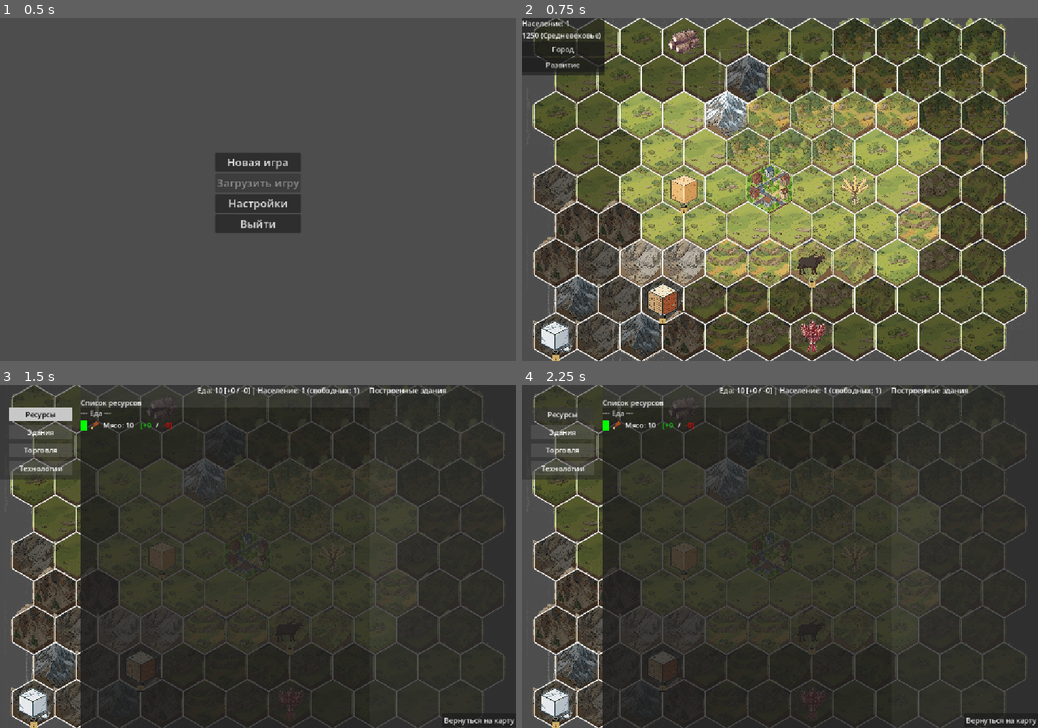
Above: before the commit, frames 1-4 (two rows, left to right).
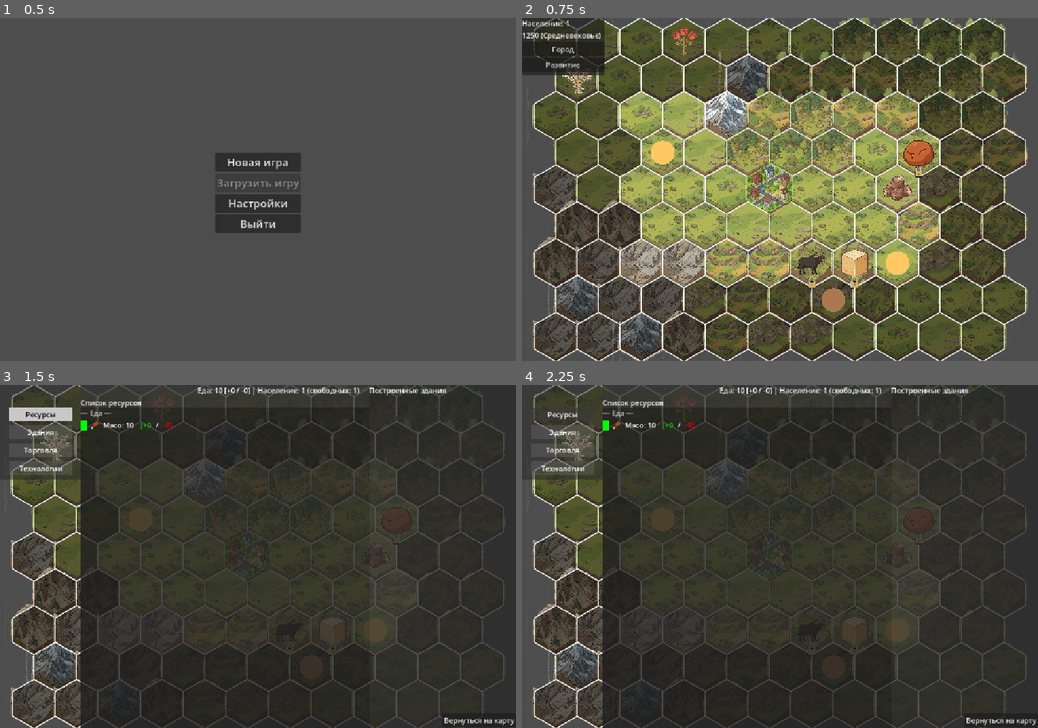
Above: after the commit, the same moments.

Repository: Night-Pryanik/The-City
Game: Godot game, scene res://scenes/main_menu.tscn
The game is run twice, just before and just after one commit, with the same random seed, the same clock (stepped at 60 frames per second) and the same inputs.
Inputs:
- Up to frame 1 (0.5 s): no input
- Up to frame 2 (0.75 s): click "Новая игра" at 0.5 s
- Up to frame 3 (1.5 s): click "Город" at 1.25 s
- Up to frame 4 (2.25 s): click "Ресурсы" at 2 s

Frame 1 is identical in both runs. In frame 2, 4.0% of the frame differs, in the area x 3-80%, y 2-100%; in frame 3, 1.1%; in frame 4, 1.1%.

Commit message:
Теперь в пределах кольца влияния могут заспавниться 2-4 гекса с дикоросами
Сбор дикоросов бесплатный, занимает 3 секунды, даёт 5-10 еды. После сбора дикоросы исчезают навсегда.
Кроме того, в пределах кольца влияния теперь будут гарантированно спавниться не просто растения любых видов, а именно пищевые растения.

Diff:
--- a/data/products.json
+++ b/data/products.json
@@ -48,6 +48,7 @@
     { "id": "marble", "name": "Мрамор", "type": "product", "category": "material", "icon": "marble.png" },
     { "id": "granite", "name": "Гранит", "type": "product", "category": "material", "icon": "granite.png" },
     { "id": "limestone", "name": "Известняк", "type": "product", "category": "material", "icon": "limestone.png" },
-    { "id": "clay", "name": "Глина", "type": "product", "category": "material", "icon": "clay.png" }
+    { "id": "clay", "name": "Глина", "type": "product", "category": "material", "icon": "clay.png" },
+    { "id": "foraged_food", "name": "Дикоросы", "type": "product", "category": "food", "icon": "foraged_food.png" }
   ]
 }
--- a/data/resources/food_plants.json
+++ b/data/resources/food_plants.json
@@ -1,5 +1,18 @@
 {
   "resources": [
+    {
+      "id": "wild_food",
+      "name": "Дикоросы",
+      "type": "raw",
+      "category": "plants",
+      "group": "wild",
+      "subgroup": "forage",
+      "allowed_terrains": ["plain", "forest", "hill"],
+      "improved_by": null,
+      "produces": {},
+      "icon": "wild_food.png",
+      "color": [255, 200, 100]
+    },
     {
       "id": "wheat_field", "name": "Пшеница", "type": "raw", "category": "plants",
       "group": "food_plants", "subgroup": "cereals",
--- a/scenes/main_map.gd
+++ b/scenes/main_map.gd
@@ -16,6 +16,7 @@
 const INFLUENCE_END_ROW = INFLUENCE_START_ROW + GRID_ROWS - 1
 const INFLUENCE_START_COL = REGION_PADDING
 const INFLUENCE_END_COL = INFLUENCE_START_COL + GRID_COLS - 1
+const FORAGING_TIME: float = 3.0
 
 var tile_data = []
 var offset_x: float = 0.0
@@ -25,6 +26,9 @@
 var _context_hex = null
 var last_city_click_time = 0.0
 var production_timer = 0.0
+var foraging_timer: float = 0.0
+var foraging_hex: Dictionary = {}
+var is_foraging: bool = false
 
 var settings_config = ConfigFile.new()
 var show_hex_borders = true
@@ -196,6 +200,12 @@
 
     input_handler.handle_process(delta)
 
+    if is_foraging:
+        foraging_timer += delta
+        if foraging_timer >= FORAGING_TIME:
+            _complete_foraging()
+        map_renderer.queue_redraw()
+
 func _initialize_map():
     GameData.load_all_data()
     CityData.setup()
@@ -218,8 +228,9 @@
             tile["in_influence"] = (row >= INFLUENCE_START_ROW and row <= INFLUENCE_END_ROW and col >= INFLUENCE_START_COL and col <= INFLUENCE_END_COL)
 
     _ensure_minimum_resource("animals")
-    _ensure_minimum_resource("plants")
+    _ensure_food_plant()
     _ensure_minimum_resource("minerals")
+    generator._place_wild_food(tile_data, REGION_ROWS, REGION_COLS, CITY_ROW, CITY_COL)
 
     var influence_resource_types = {}
     for row in range(INFLUENCE_START_ROW, INFLUENCE_END_ROW + 1):
@@ -274,6 +285,30 @@
         var chosen = possible[randi() % possible.size()]
         tile_data[chosen.row][chosen.col]["resource"] = chosen.id
 
+func _ensure_food_plant():
+    # Проверяем, есть ли в Кольце Влияния хоть один ресурс из food_plants
+    for row in range(INFLUENCE_START_ROW, INFLUENCE_END_ROW + 1):
+        for col in range(INFLUENCE_START_COL, INFLUENCE_END_COL + 1):
+            var res = tile_data[row][col]["resource"]
+            if res != null:
+                var res_data = GameData.raw_resources.get(res, {})
+                if res_data.get("group") == "food_plants":
+                    return  # уже есть
+    # Если нет — добавляем принудительно
+    var possible = []
+    for row in range(INFLUENCE_START_ROW, INFLUENCE_END_ROW + 1):
+        for col in range(INFLUENCE_START_COL, INFLUENCE_END_COL + 1):
+            if tile_data[row][col]["resource"] != null:
+                continue
+            var terrain = tile_data[row][col]["terrain"]
+            for res_id in GameData.raw_resources:
+                var res = GameData.raw_resources[res_id]
+                if res.get("group") == "food_plants" and terrain in res.get("allowed_terrains", []):
+                    possible.append({"row": row, "col": col, "id": res_id})
+    if possible.size() > 0:
+        var chosen = possible[randi() % possible.size()]
+        tile_data[chosen.row][chosen.col]["resource"] = chosen.id
+
 func _calc_offsets():
     var min_x = INF
     var max_x = -INF
@@ -391,6 +426,16 @@
 
 func _show_context_menu(row: int, col: int, click_pos: Vector2):
     var tile = tile_data[row][col]
+
+    # --- Сбор дикоросов ---
+    if tile.resource == "wild_food":
+        popup_menu.clear()
+        popup_menu.add_item("Собрать дикоросы (%.0f сек)" % FORAGING_TIME)
+        popup_menu.set_item_metadata(popup_menu.item_count - 1, {"action": "forage_food", "row": row, "col": col})
+        popup_menu.position = click_pos
+        popup_menu.popup()
+        return
+
     if tile.improvement != null:
         _context_hex = {"row": row, "col": col, "resource": tile.resource}
         popup_menu.clear()
@@ -505,6 +550,12 @@
         map_renderer.queue_redraw()
         return
 
+    if action == "forage_food":
+        var r = meta["row"]
+        var c = meta["col"]
+        _start_foraging(r, c)
+        return
+
     if _context_hex == null:
         return
     var row = _context_hex.row
@@ -677,3 +728,23 @@
         )
         city_ui.refresh_buildings_tab()
         city_ui.update_food_label()
+
+func _start_foraging(row: int, col: int):
+    if is_foraging:
+        hud.show_message("Уже идёт сбор!")
+        return
+    foraging_hex = {"row": row, "col": col}
+    foraging_timer = 0.0
+    is_foraging = true
+    hud.show_message("Сбор дикоросов начался...")
+
+func _complete_foraging():
+    var row = foraging_hex.row
+    var col = foraging_hex.col
+    var yield_amount = randi_range(5, 10)
+    CityData.city_storage["foraged_food"] = CityData.city_storage.get("foraged_food", 0) + yield_amount
+    tile_data[row][col]["resource"] = null
+    is_foraging = false
+    foraging_hex = {}
+    hud.show_message("Собрано %d еды!" % yield_amount)
+    map_renderer.queue_redraw()
--- a/scripts/map_generator.gd
+++ b/scripts/map_generator.gd
@@ -86,3 +86,32 @@
         if possible.size() > 0:
             var hex = possible[randi() % possible.size()]
             tile_data[hex.row][hex.col]["resource"] = res_id
+
+func _place_wild_food(tile_data: Array, rows: int, cols: int, city_row: int, city_col: int):
+    var count = randi_range(2, 4)
+    var wild_id = "wild_food"
+    if not GameData.raw_resources.has(wild_id):
+        print("ОШИБКА: wild_food не найден в GameData.raw_resources!")
+        return
+    var wild_data = GameData.raw_resources[wild_id]
+    var possible = []
+    for r in range(rows):
+        for c in range(cols):
+            # Только в Кольце Влияния
+            if not tile_data[r][c]["in_influence"]:
+                continue
+            # Не слишком близко к городу (чтобы не мешать стартовому строительству)
+            if abs(r - city_row) <= 2 and abs(c - city_col) <= 2:
+                continue
+            if tile_data[r][c]["resource"] != null:
+                continue
+            var terrain = tile_data[r][c]["terrain"]
+            if terrain in wild_data.get("allowed_terrains", []):
+                possible.append({"row": r, "col": c})
+    possible.shuffle()
+    var placed = 0
+    for i in range(min(count, possible.size())):
+        var hex = possible[i]
+        tile_data[hex.row][hex.col]["resource"] = wild_id
+        placed += 1
+    print("Размещено дикоросов: ", placed)
--- a/scripts/map_renderer.gd
+++ b/scripts/map_renderer.gd
@@ -233,6 +233,18 @@
                     fallback_color = Color(0.5, 0.5, 0.5)
                 draw_circle(icon_pos, IMPROVEMENT_ICON_SIZE / 2.5, fallback_color)
 
+
+    # --- Прогресс-бар для сбора дикоросов ---
+    if main_map.is_foraging and main_map.foraging_hex.row == row and main_map.foraging_hex.col == col:
+        var progress = main_map.foraging_timer / main_map.FORAGING_TIME
+        var bar_width = RESOURCE_ICON_SIZE
+        var bar_height = 6
+        var bar_x = center.x - bar_width / 2.0
+        var bar_y = center.y + RESOURCE_ICON_SIZE / 2.0 + 10  # под иконкой ресурса
+        draw_rect(Rect2(bar_x, bar_y, bar_width, bar_height), Color(0.2, 0.2, 0.2))
+        draw_rect(Rect2(bar_x, bar_y, bar_width * progress, bar_height), Color(0.5, 0.8, 0.2))
+        draw_rect(Rect2(bar_x, bar_y, bar_width, bar_height), Color.WHITE, false)
+
 func _is_resource_locked(resource_id: String) -> bool:
     if resource_id == null or resource_id == "":
         return false
